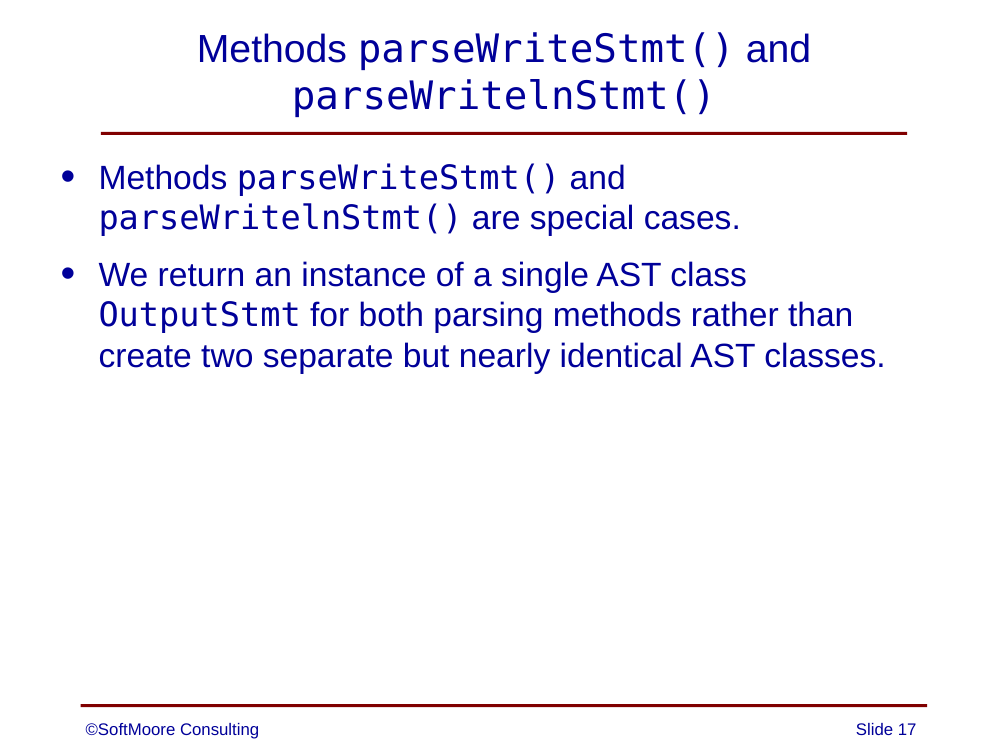
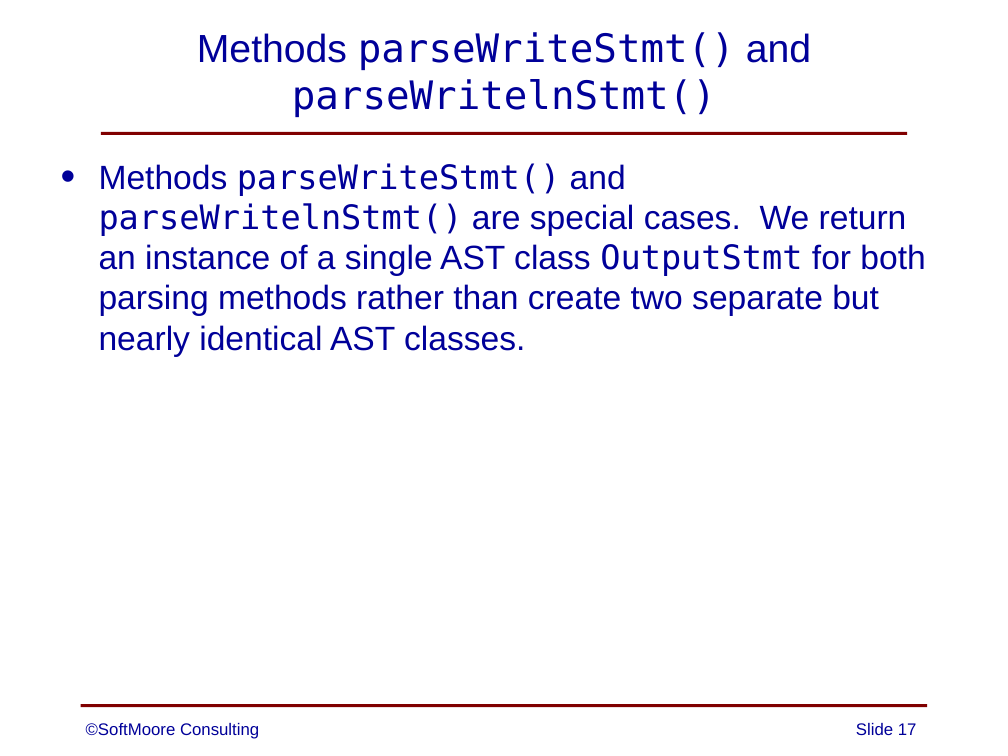
Before and after one commit to SoftMoore/CPRL-Java-3rd, a slide deck: slide 17 of PowerPoints/08 - Abstract Syntax Trees.pptx. Drawn at 1008x756 pixels with LibreOffice and Linux fonts; fonts in the diff are those of the drawing. Boxes give left, top, right and bottom in pixels: in the first picture for what was removed or moved away, otherwise in the second. Text is boxed around its words. In the diff, an @@ line names an element or a change of style, - is before the commit and + after.

```diff
--- a/PowerPoints/08 - Abstract Syntax Trees.pptx
+++ b/PowerPoints/08 - Abstract Syntax Trees.pptx
@@ text at (99,163,925,357): text changed @@
-• Methods parseWriteStmt() and parseWritelnStmt() are special cases.
-• We return an instance of a single AST class OutputStmt for both parsing methods rather than create two separate but nearly identical AST classes.
+• Methods parseWriteStmt() and parseWritelnStmt() are special cases. We return an instance of a single AST class OutputStmt for both parsing methods rather than create two separate but nearly identical AST classes.
```
Also in this commit, not shown: 3 other slides changed, 4 other files.
